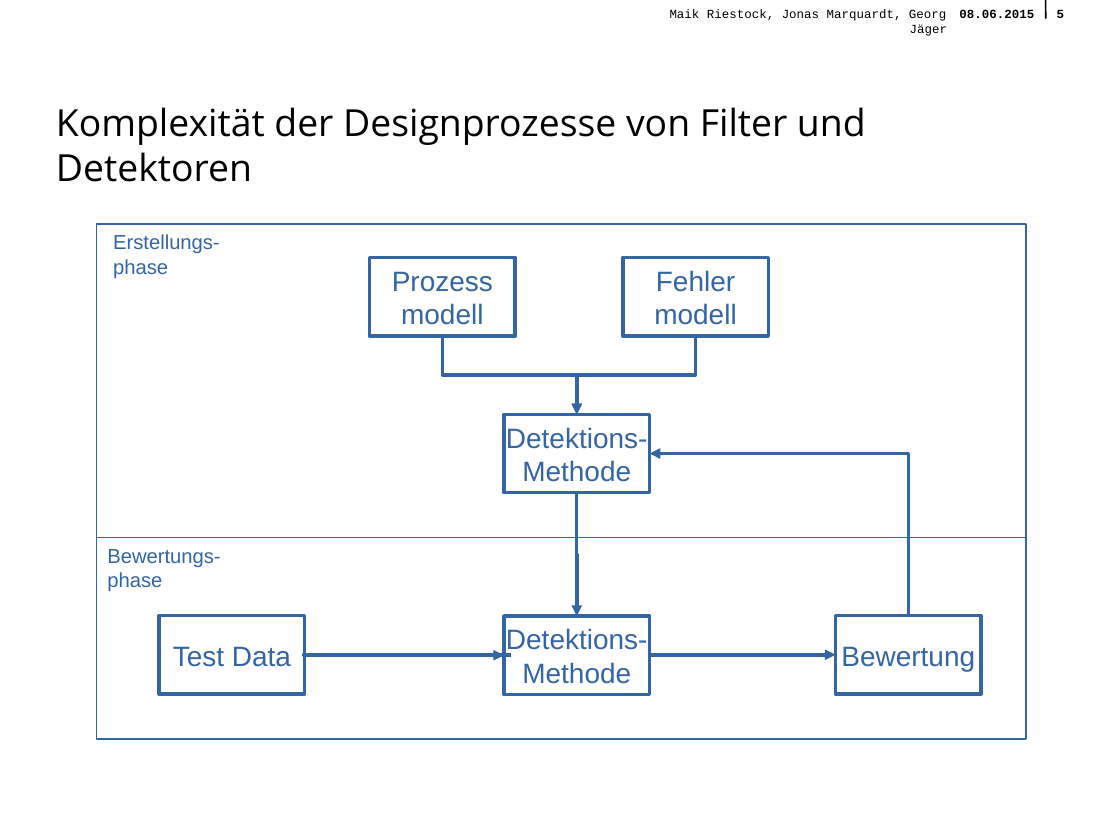
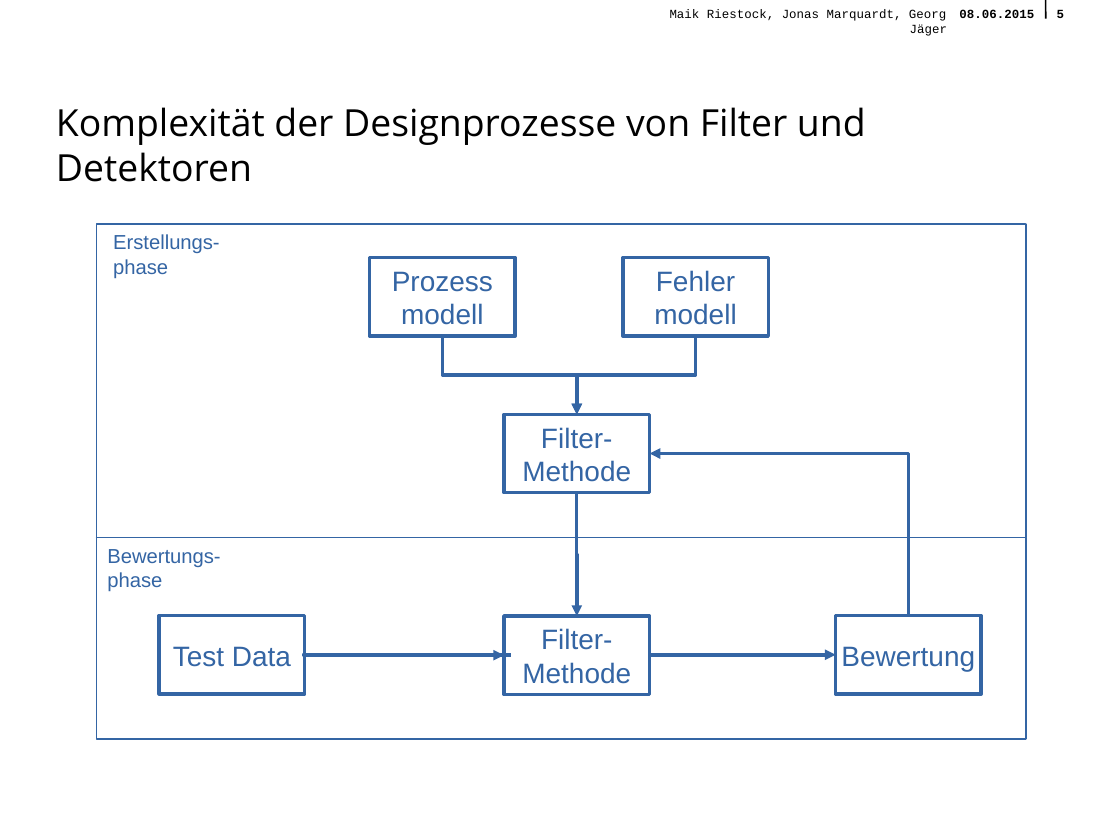
Before and after one commit to querquer/faultframework, a slide deck: slide 5 of Presentation/FinalePraesentationFramework.odp. Drawn at 1120x840 pixels with LibreOffice and Linux fonts; fonts in the diff are those of the drawing; background and template pictures are left out. Boxes give left, top, right and bottom in pixels: in the first picture for what was removed or moved away, otherwise in the second. Text is boxed around its words. In the diff, an @@ line names an element or a change of style, - is before the commit and + after.

```diff
--- a/Presentation/FinalePraesentationFramework.odp
+++ b/Presentation/FinalePraesentationFramework.odp
@@ text in rectangle at [541, 427, 612, 449]: text changed @@
-Detektions-
+Filter-
@@ text in rectangle at [541, 628, 612, 650]: text changed @@
-Detektions-
+Filter-
```
Also in this commit, not shown: 10 other files.
